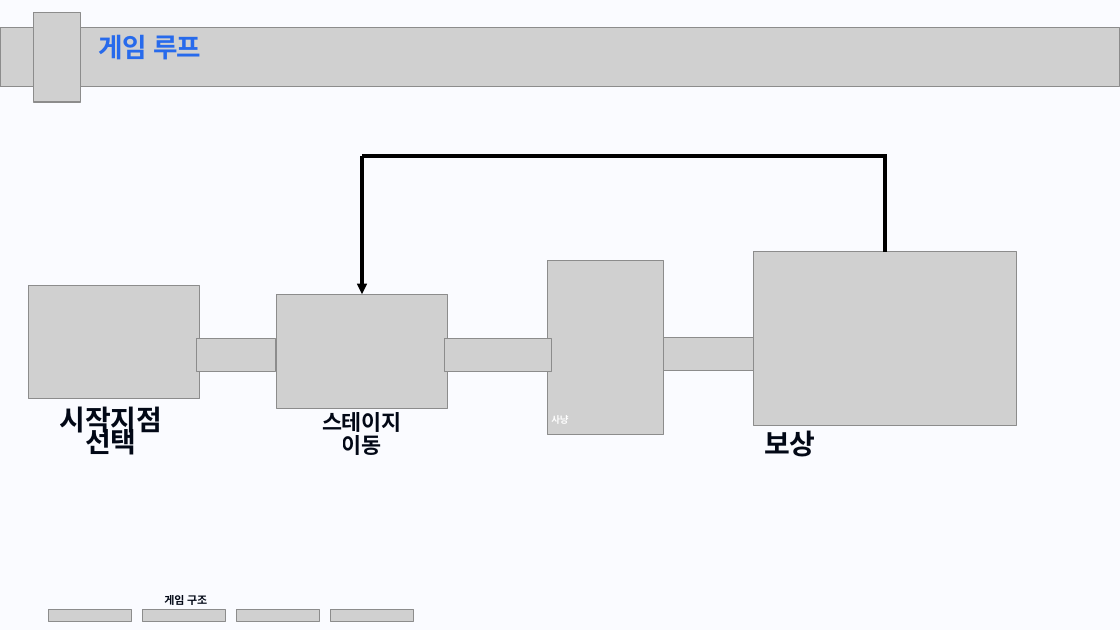
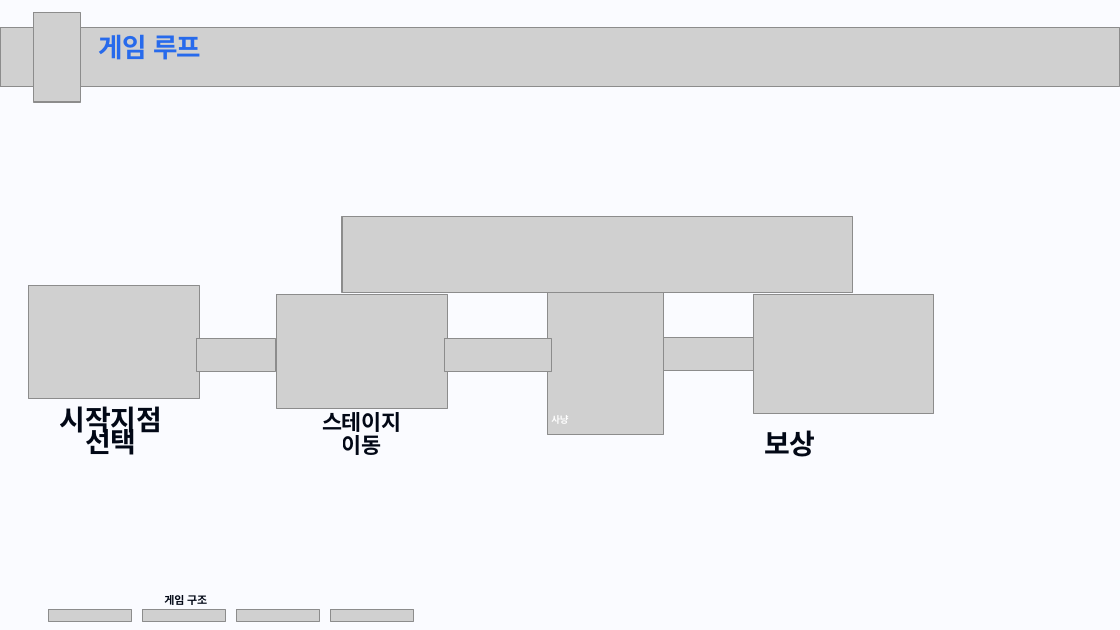
Before and after one commit to KuroaLime/Tales_of_the_Dark_Throne, a slide deck: slide 17 of 문서/제출/최종 결과 보고서ppt.pptx. Drawn at 1120x630 pixels with LibreOffice and Linux fonts; fonts in the diff are those of the drawing; grey boxes stand for pictures. Boxes give left, top, right and bottom in pixels: in the first picture for what was removed or moved away, otherwise in the second. Text is boxed around its words. In the diff, an @@ line names an element or a change of style, - is before the commit and + after.

```diff
--- a/문서/제출/최종 결과 보고서ppt.pptx
+++ b/문서/제출/최종 결과 보고서ppt.pptx
@@ elbow line removed from (885, 252) to (362, 156) @@
@@ arrow removed from (362, 156) to (362, 295) @@
@@ picture added at <box>342,216,852,292</box> @@
@@ picture: place and size @@
-picture at <box>754,252,1017,426</box>
+picture at <box>754,295,934,413</box>
```
Also in this commit, not shown: 42 other files.
